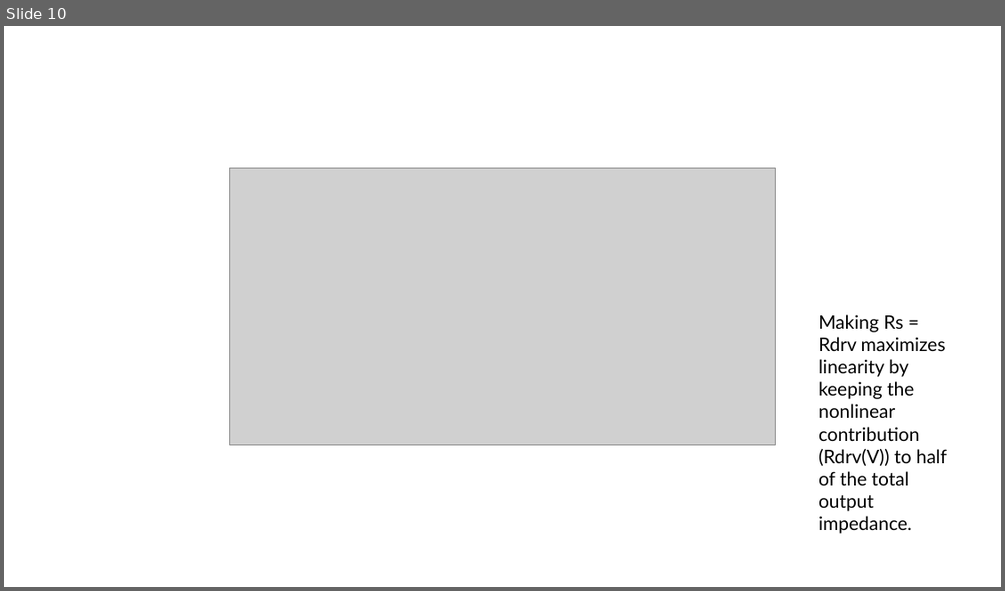
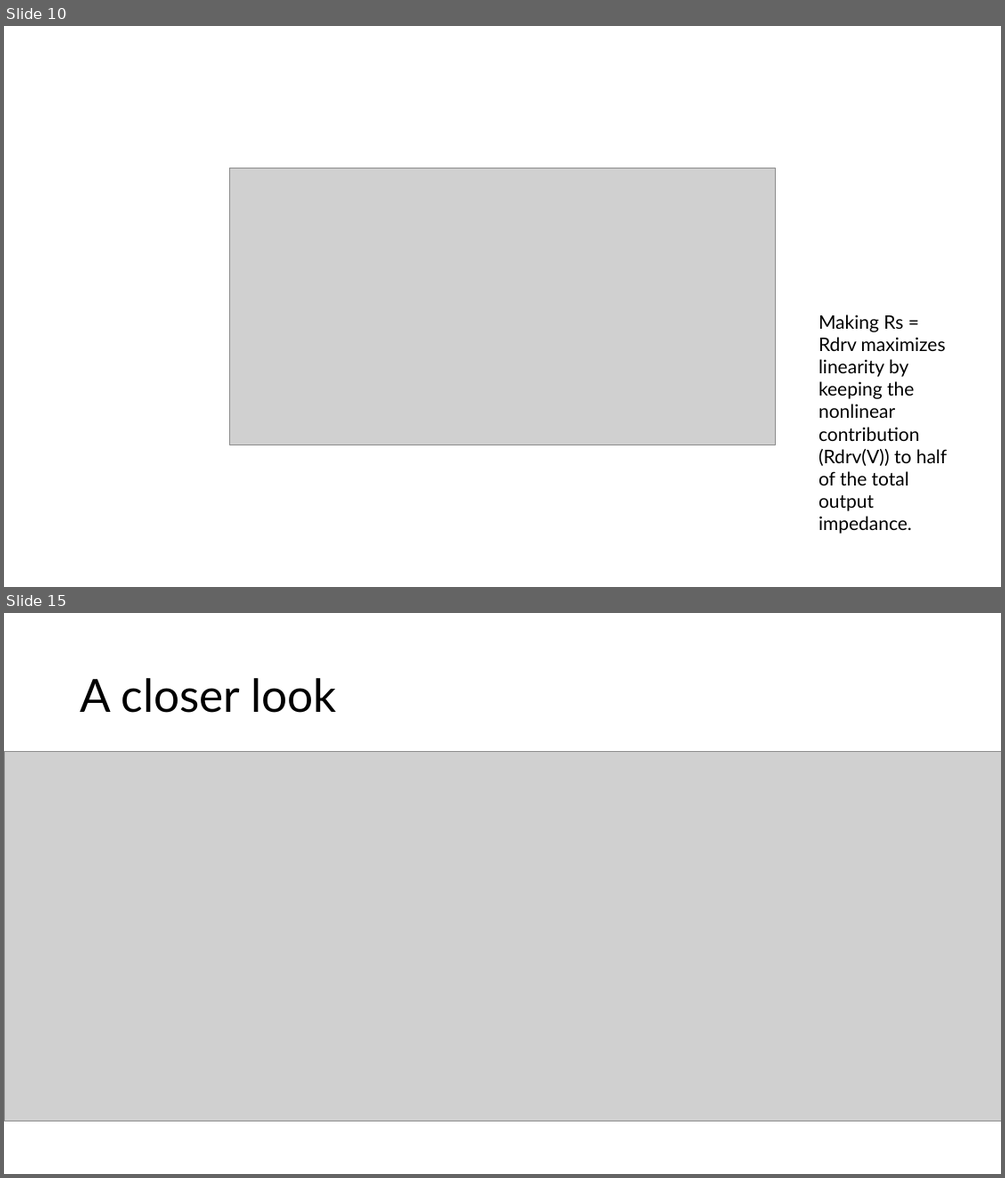
Before and after one commit to satvick16/thesis, a slide deck: nov26.pptx. Shown one above the other, each under a label of ours: slide 10 before the commit, slides 10 and 15 after it; the slides between them are not shown. The pictures are 1005x591 and 1005x1178 pixels, drawn with LibreOffice and Linux fonts; fonts in the diff are those of the drawing; grey boxes stand for pictures. Boxes give left, top, right and bottom in pixels: in the first picture for what was removed or moved away, otherwise in the second. Text is boxed around its words. In the diff, an @@ line names an element or a change of style, - is before the commit and + after.

```diff
--- a/nov26.pptx
+++ b/nov26.pptx
@@ slide 15 added at bbox=[4, 613, 1001, 1174], background #FFFFFF @@
@@ title added at bbox=[80, 678, 336, 713], 44 pt, text #000000 @@
+A closer look
@@ picture added at bbox=[4, 751, 1001, 1121] @@
```
Also in this commit, not shown: 2 slides changed, 5 other slides added.
